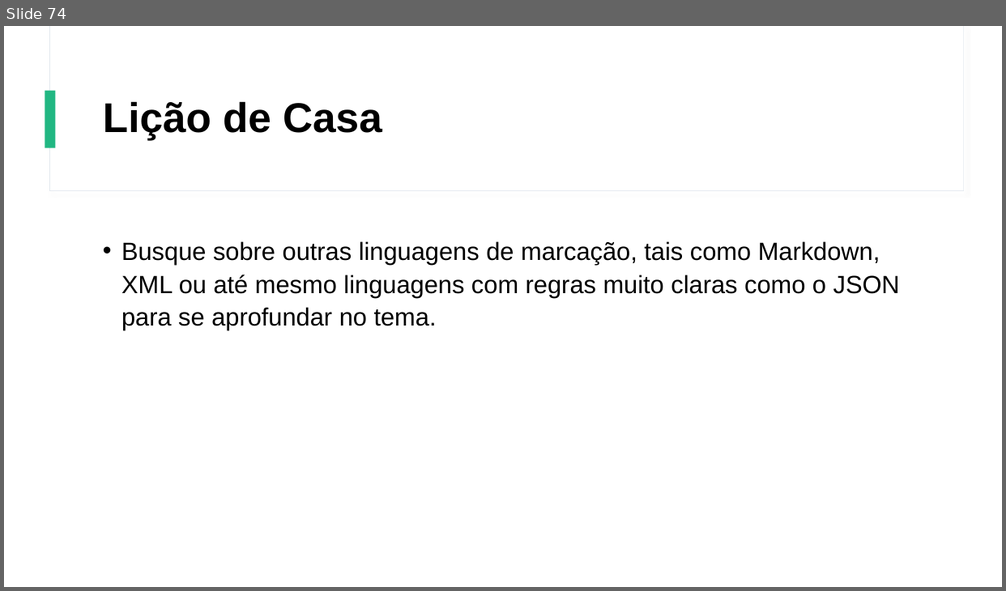
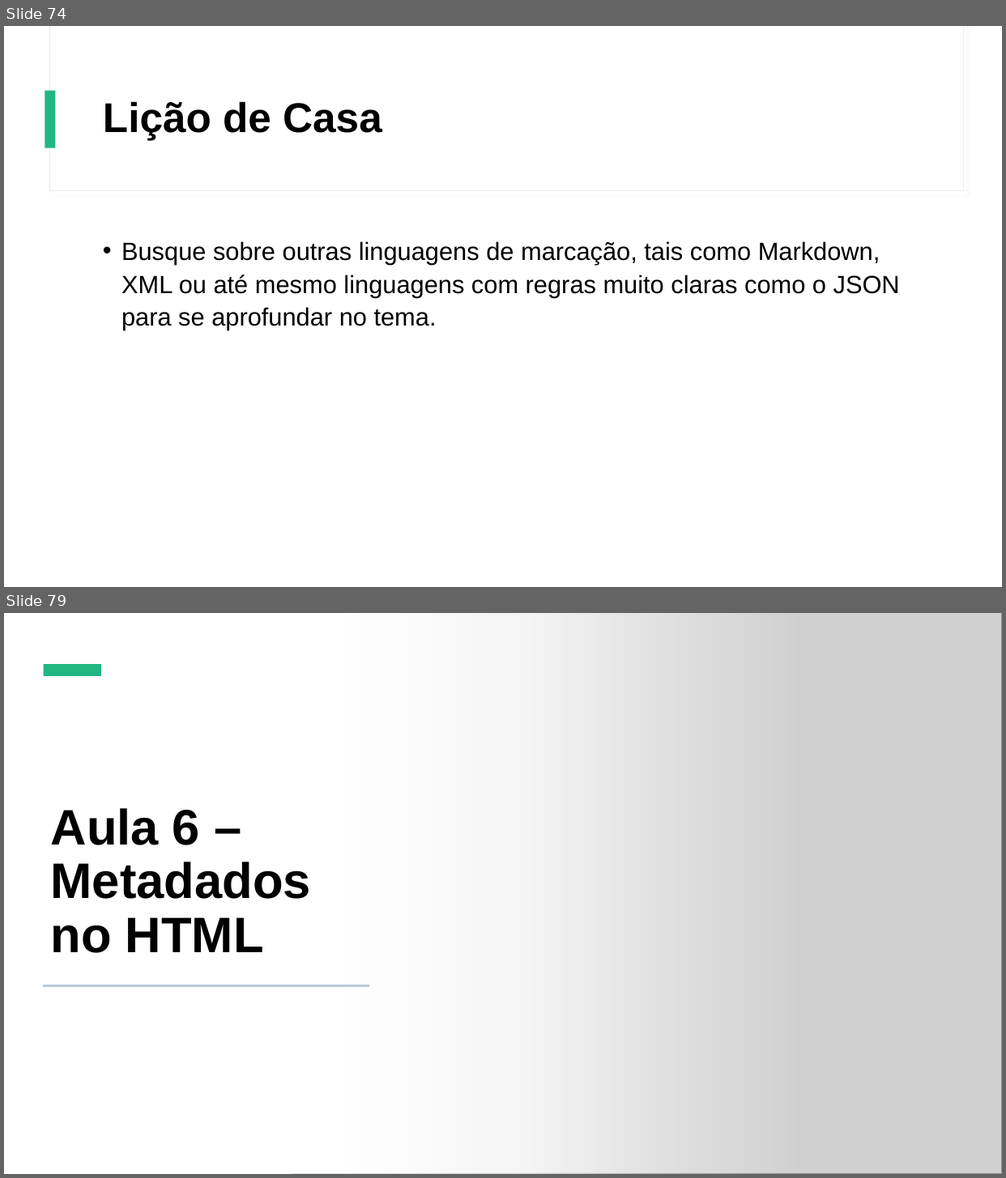
Before and after one commit to Gustavo6401/CursoHTMLCSS, a slide deck: Power Point/Curso de HTML e CSS.pptx. Shown one above the other, each under a label of ours: slide 74 before the commit, slides 74 and 79 after it; the slides between them are not shown. The pictures are 1006x591 and 1006x1178 pixels, drawn with LibreOffice and Linux fonts; fonts in the diff are those of the drawing; grey boxes stand for pictures. Boxes give left, top, right and bottom in pixels: in the first picture for what was removed or moved away, otherwise in the second. Text is boxed around its words. In the diff, an @@ line names an element or a change of style, - is before the commit and + after.

Commit message:
Aula Sobre Metadados

```diff
--- a/Power Point/Curso de HTML e CSS.pptx
+++ b/Power Point/Curso de HTML e CSS.pptx
@@ slide 79 added at box(4, 613, 1002, 1174), background #FFFFFF; not listed: 2 template elements that a slide beside it also shows @@
@@ rectangle added at box(4, 613, 1002, 1174), fill #FFFFFF @@
@@ rectangle added at box(4, 613, 803, 1174), fill gradient #FFFFFF @@
@@ picture added at box(292, 613, 1002, 1174) @@
@@ rectangle added at box(44, 664, 101, 676), fill #21B782 @@
@@ title added at box(51, 808, 311, 953), 48 pt, text #000000, bold @@
+Aula 6 – Metadados no HTML
@@ rectangle added at box(44, 985, 369, 986), fill #BAC9D8, outline #BAC9D8 0.25 pt @@
```
Also in this commit, not shown: 21 other slides added, 3 other files.
